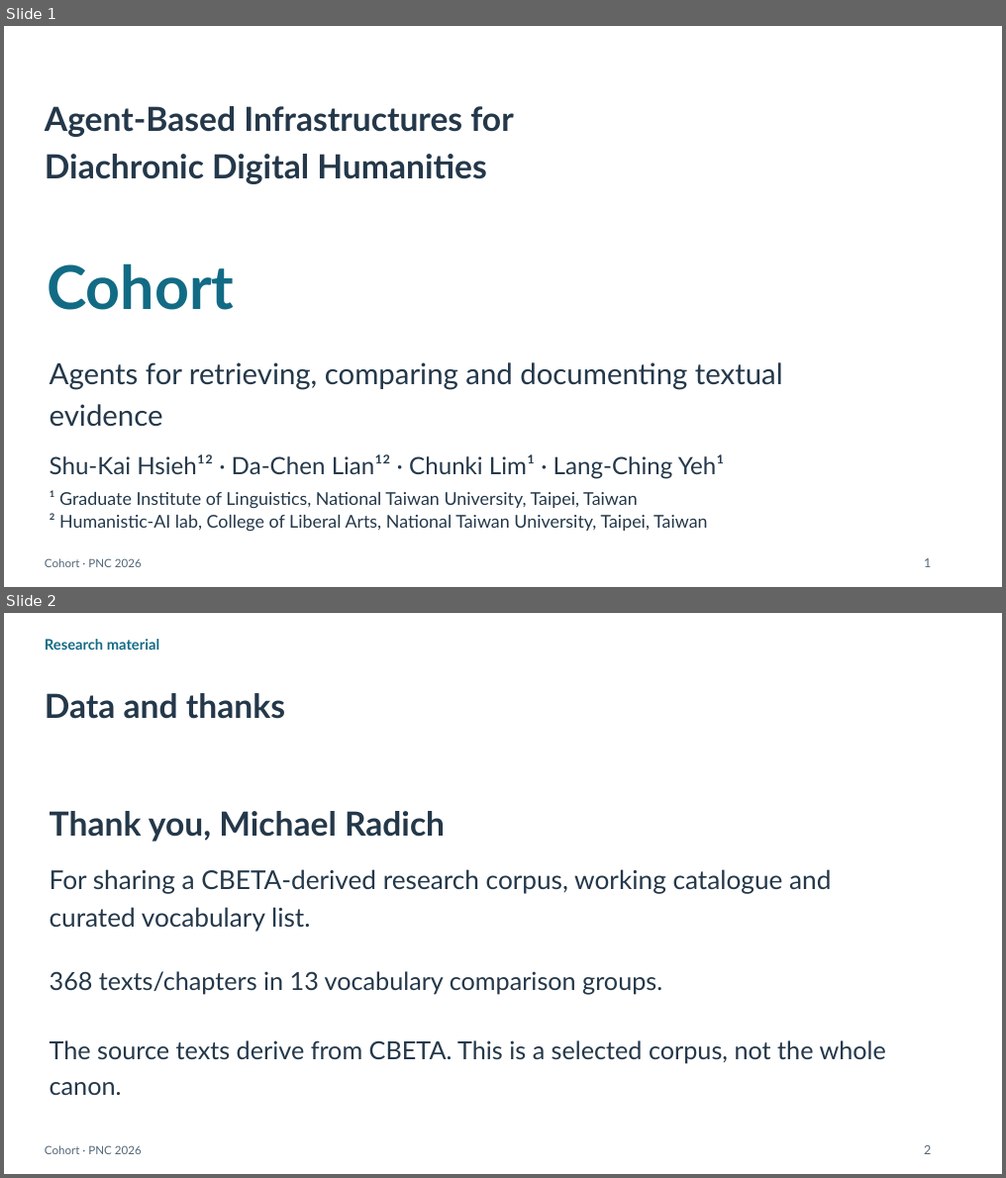
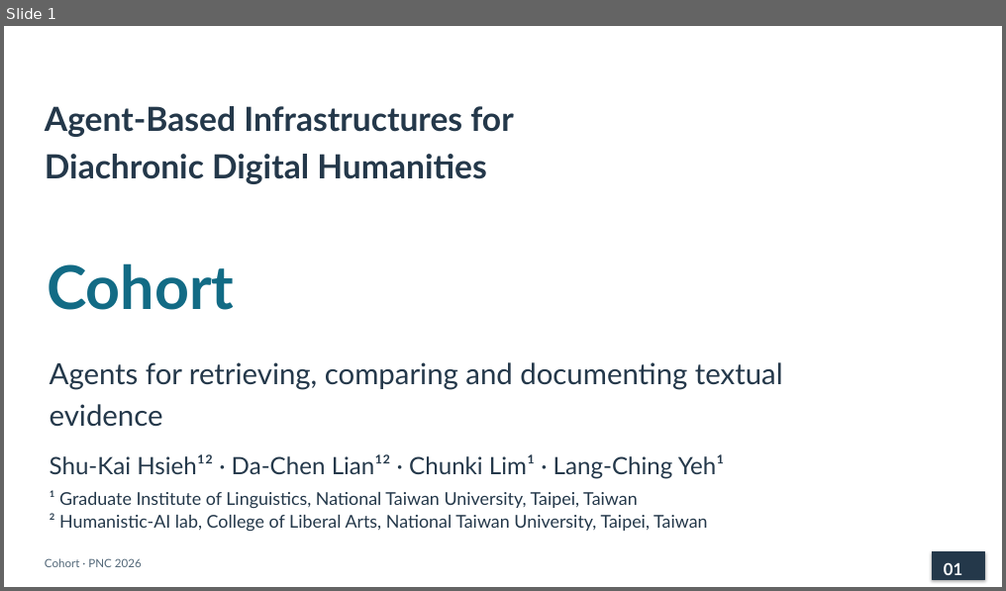
Before and after one commit to lopentu/cohort, a slide deck: docs/presentation/cohort-pnc-2026.pptx. Shown one above the other, each under a label of ours: slides 1 and 2 before the commit, slide 1 after it. The pictures are 1006x1178 and 1006x591 pixels, drawn with LibreOffice and Linux fonts; fonts in the diff are those of the drawing. Boxes give left, top, right and bottom in pixels: in the first picture for what was removed or moved away, otherwise in the second. Text is boxed around its words. In the diff, an @@ line names an element or a change of style, - is before the commit and + after.

```diff
--- a/docs/presentation/cohort-pnc-2026.pptx
+++ b/docs/presentation/cohort-pnc-2026.pptx
@@ slide 2 removed at <box>4,613,1002,1174</box>, background #FFFFFF @@
@@ text removed at <box>45,639,159,650</box> @@
-Research material
@@ text removed at <box>45,693,285,719</box> @@
-Data and thanks
@@ text removed at <box>50,811,445,842</box> @@
-Thank you, Michael Radich
@@ text removed at <box>50,869,831,932</box> @@
-For sharing a CBETA-derived research corpus, working catalogue and curated vocabulary list.
@@ text removed at <box>50,971,662,994</box> @@
-368 texts/chapters in 13 vocabulary comparison groups.
@@ text removed at <box>50,1041,886,1095</box> @@
-The source texts derive from CBETA. This is a selected corpus, not the whole canon.
@@ text removed at <box>45,1146,142,1155</box> @@
-Cohort · PNC 2026
@@ text removed at <box>924,1146,931,1155</box> @@
-2
@@ slide 1 changed as well @@
@@ text removed at <box>924,559,931,568</box> @@
-1
@@ rectangle added at <box>933,553,985,579</box>, fill #24384A, outline #24384A 1 pt @@
@@ text added at <box>944,563,962,575</box>, 16 pt, text #FFFFFF, bold @@
+01
```
Also in this commit, not shown: 19 slides added, 33 other slides removed, 6 other files.
